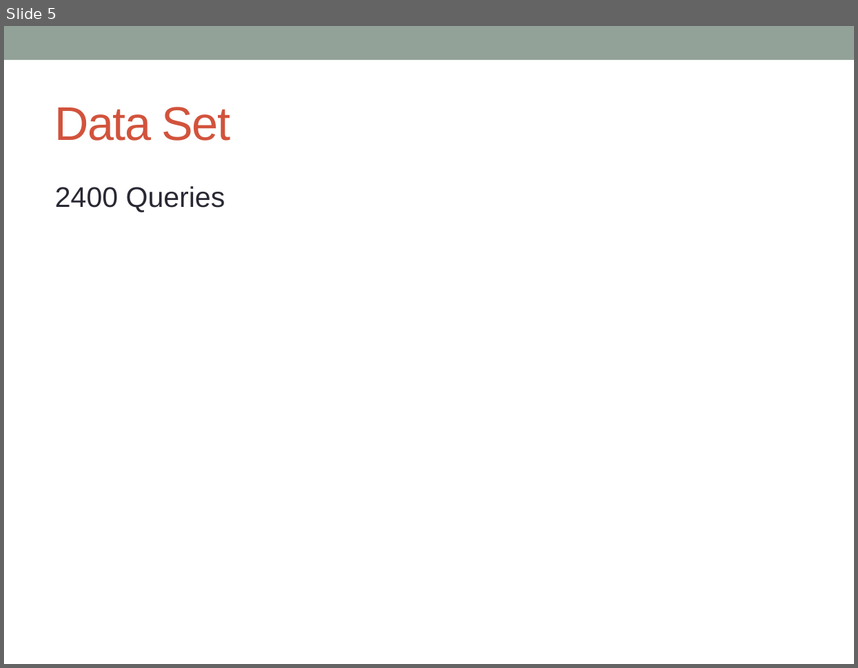
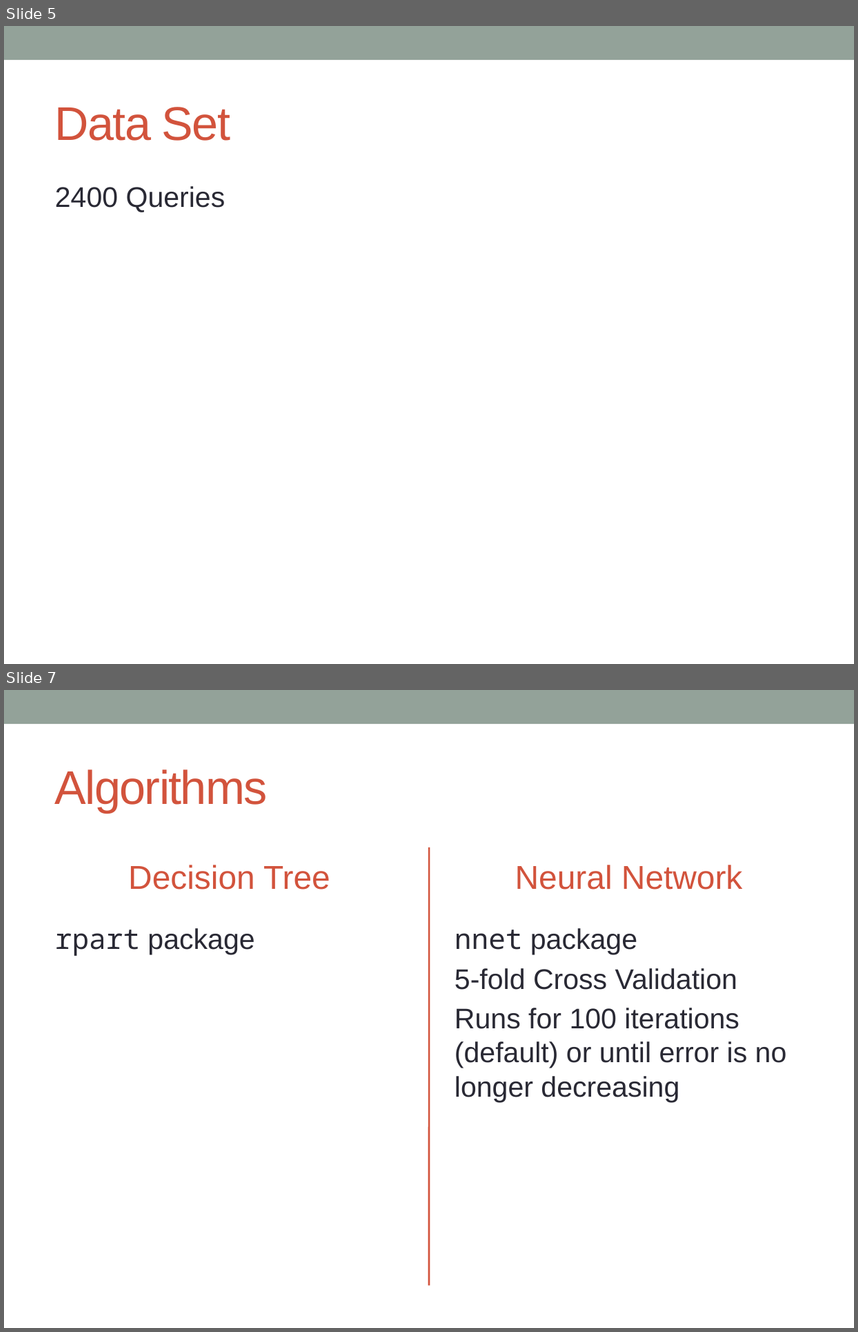
Before and after one commit to jcbain/web_query_classification, a slide deck: presentation.pptx. Shown one above the other, each under a label of ours: slide 5 before the commit, slides 5 and 7 after it; the slides between them are not shown. The pictures are 858x668 and 858x1332 pixels, drawn with LibreOffice and Linux fonts; fonts in the diff are those of the drawing. Boxes give left, top, right and bottom in pixels: in the first picture for what was removed or moved away, otherwise in the second. Text is boxed around its words. In the diff, an @@ line names an element or a change of style, - is before the commit and + after.

Commit message:
discuss algorithms

```diff
--- a/presentation.pptx
+++ b/presentation.pptx
@@ slide 7 added at (4,690,854,1328), background #FFFFFF; not listed: 1 template element that a slide beside it also shows @@
@@ title added at (55,769,268,813), 40 pt, text #D2533C @@
+Algorithms
@@ line added from (429, 847) to (429, 1285), #D2533C 1.5 pt @@
@@ text added at (128,865,330,889), 28 pt, text #D2533C @@
+Decision Tree
@@ text added at (515,865,743,889), 28 pt, text #D2533C @@
+Neural Network
@@ text added at (55,928,254,956), 24 pt, text #292934 @@
+rpart package
@@ text added at (455,928,787,1102), 24 pt, text #292934 @@
+nnet package
+5-fold Cross Validation
+Runs for 100 iterations (default) or until error is no longer decreasing
```
Also in this commit, not shown: 1 other slide added, 1 other file.
